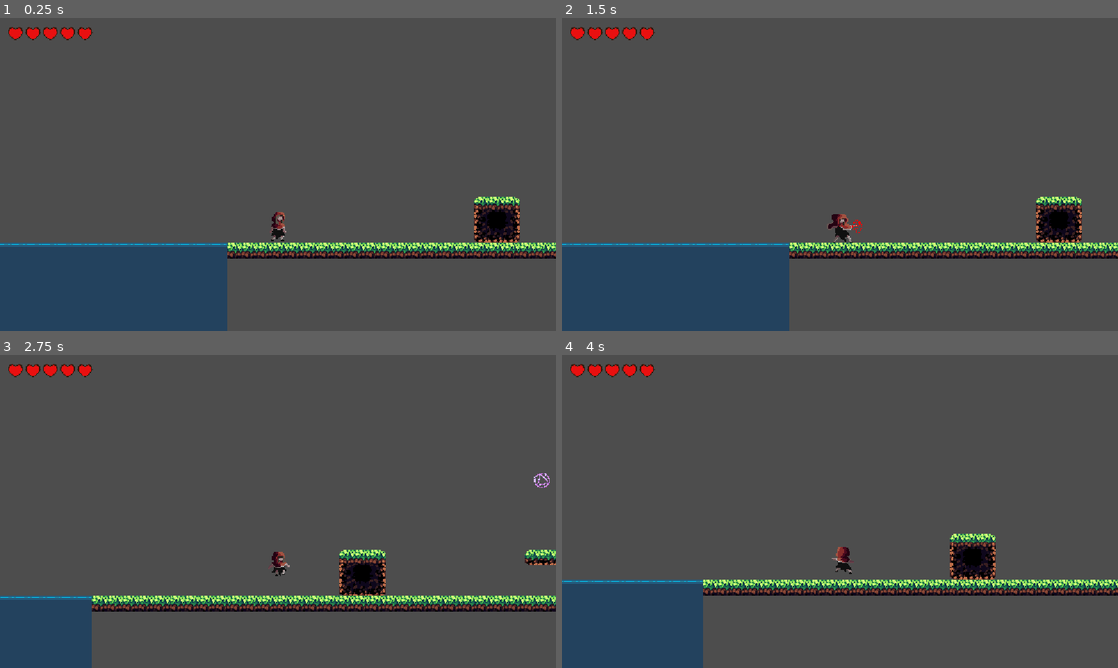
Above: before the commit, frames 1-4 (two rows, left to right).
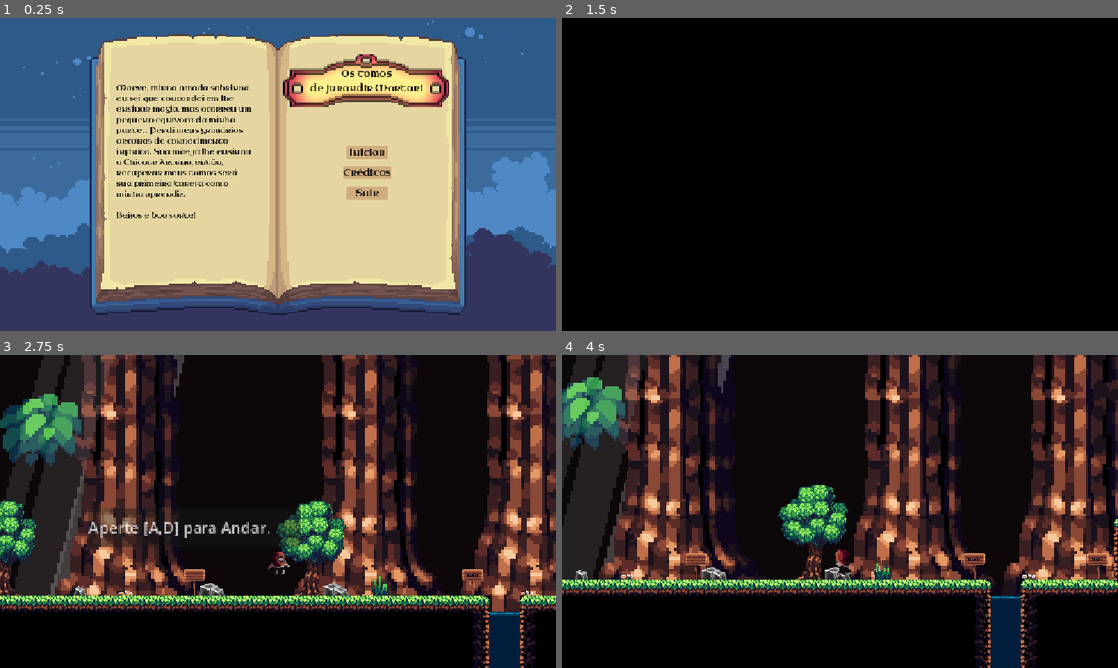
Above: after the commit, the same moments.

Repository: VMacuco/DCC148-Trabalho-2
Game: Godot game, scene res://Scenes/Menus/MainMenu/MainMenu.tscn
Two runs of this game, one before a commit and one after it. Both use one fixed random seed, a clock stepped at 60 frames per second and the inputs below. Before the commit the project starts from res://Scenes/Maps/mapa_de_teste.tscn.
Inputs (mouse positions are in pixels of both pictures, inside the frame that each line leads up to):
- Up to frame 1 (0.25 s): no input
- Up to frame 2 (1.5 s): click (928, 152) at 0.5 s, where only the run after the commit has a clickable "Iniciar"; click (928, 152) at 1.25 s, where only the run after the commit has a clickable "Iniciar"
- Up to frame 3 (2.75 s): tap A (esquerda) at 2 s; move the mouse to (400, 495) at 2.02 s; hold D (direita) from 2.03 s (still down); hold E (Interagir) from 2.03 s (still down); tap Space (pulo) at 2.27 s
- Up to frame 4 (4 s): tap A (esquerda) at 2.75 s; move the mouse to (728, 527) at 2.77 s; release E (Interagir) at 2.78 s; tap Down (camera_baixo) at 2.85 s; tap Space (pulo) at 3.02 s; move the mouse to (895, 442) at 3.52 s; release D (direita) at 3.53 s; hold A (esquerda) from 3.53 s (still down); tap Up (camera_cima) at 3.6 s

The runs differ from the first frame. In frame 1, 93% of the frame differs, in the area x 0-100%, y 0-100%; in frame 2, 99%; in frame 3, 97%; in frame 4, 98%.

Commit message:
Ligação de tudo

Diff:
--- a/dcc-148-trab-2/LevelMannager.gd
+++ b/dcc-148-trab-2/LevelMannager.gd
@@ -8,7 +8,7 @@
 	3: "res://Scenes/Maps/F3/e.tscn",
 	4: "res://Scenes/Maps/mapa4.tscn"
 }
-const END_SCENE := "Cena dos créditos"   # depois da última fase
+const END_SCENE := "res://Scenes/Menus/Credits/créditos.tscn"   # depois da última fase
 
 var current_level := 1
 var changing := false
--- a/dcc-148-trab-2/project.godot
+++ b/dcc-148-trab-2/project.godot
@@ -11,7 +11,7 @@
 [application]
 
 config/name="DCC148 - Trab 2"
-run/main_scene="uid://bhl8gc0olh5dp"
+run/main_scene="uid://bgpg258d3gh7r"
 config/features=PackedStringArray("4.7", "Forward Plus")
 config/icon="res://icon.svg"
 
